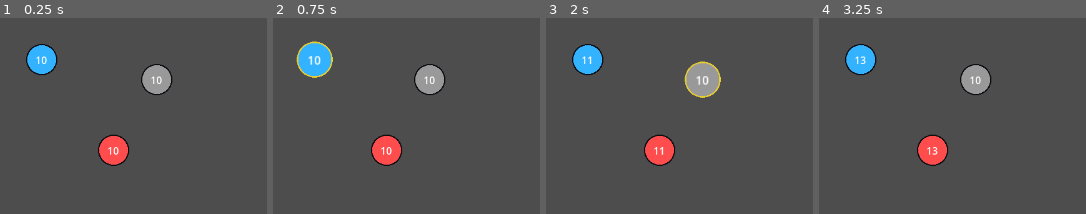
Above: before the commit, frames 1-4 (left to right).
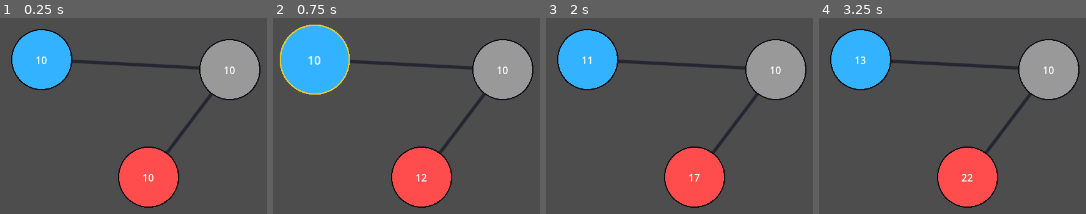
Above: after the commit, the same moments.

Repository: OliverKris/CSCI6562-Project
Game: Godot game, scene res://Map.tscn
The game is run twice, just before and just after one commit, with the same random seed, the same clock (stepped at 60 frames per second) and the same inputs.
Inputs (mouse positions are in pixels of both pictures, inside the frame that each line leads up to):
- Up to frame 1 (0.25 s): no input
- Up to frame 2 (0.75 s): tap Enter at 0.5 s; move the mouse to (315, 59) at 0.52 s; click (315, 59) at 0.67 s
- Up to frame 3 (2 s): tap Space at 1.25 s; move the mouse to (703, 78) at 1.27 s; click (703, 78) at 1.42 s
- Up to frame 4 (3.25 s): tap Enter at 2 s; move the mouse to (933, 149) at 2.02 s; click (933, 149) at 2.17 s; tap Space at 2.75 s; move the mouse to (outside the picture) at 2.77 s; click (outside the picture) at 2.92 s

The runs differ from the first frame. In frame 1, 20% of the frame differs, in the area x 4-98%, y 5-97%; in frame 2, 21%, in the area x 2-98%, y 3-97%; in frame 3, 20%; in frame 4, 20%.

Commit message:
Roads represented and drawn

Diff:
--- a/City.tscn
+++ b/City.tscn
@@ -4,13 +4,14 @@
 [ext_resource type="Script" uid="uid://biih1e2p5wxfs" path="res://CityVisual.gd" id="1_qodpt"]
 
 [sub_resource type="CircleShape2D" id="CircleShape2D_0d5ds"]
-radius = 24.0
+radius = 48.0
 
 [node name="City" type="Area2D" unique_id=285548890]
 script = ExtResource("1_0d5ds")
 
 [node name="Visual" type="Node2D" parent="." unique_id=465387450]
 script = ExtResource("1_qodpt")
+radius = 48.0
 
 [node name="CollisionShape2D" type="CollisionShape2D" parent="." unique_id=1202812408]
 shape = SubResource("CircleShape2D_0d5ds")
--- a/GraphMap.gd
+++ b/GraphMap.gd
@@ -2,13 +2,51 @@
 class_name GraphMap
 
 @onready var cities_node: Node = $Cities
+@onready var road_layer: RoadLayer = $RoadLayer
 
+@export var roads: Array[RoadData] = []
+
+# Graph state
+var cities_by_id: Dictionary = {}
+var adj: Dictionary = {}
+
+# Selection state
 var selected_city: City = null
 
 func _ready() -> void:
+	_register_cities()
+	_build_adjacency_from_roads()
+
+	road_layer.set_graph(self)
+	road_layer.queue_redraw()
+
+func _register_cities() -> void:
+	cities_by_id.clear()
+
 	for child in cities_node.get_children():
 		if child is City:
+			if child.data == null:
+				push_warning("City '%s' has no CityData assigned." % child.name)
+				continue
+
+			var id: int = child.data.id
+
+			if cities_by_id.has(id):
+				push_warning("Duplicate city id %s (city '%s)." % [str(id), child.name])
+				continue
+
+			cities_by_id[id] = child
 			child.clicked.connect(_on_city_clicked)
+
+func get_road_segments() -> Array:
+	var segments: Array = []
+	for r in roads:
+		if not cities_by_id.has(r.a_id) or not cities_by_id.has(r.b_id):
+			continue
+		var a_pos = cities_by_id[r.a_id].global_position
+		var b_pos = cities_by_id[r.b_id].global_position
+		segments.append([a_pos, b_pos])
+	return segments
 
 func _on_city_clicked(city: City):
 	if selected_city == city:
@@ -19,6 +57,7 @@
 func _set_selected_city(city: City):
 	if selected_city:
 		selected_city.set_selected(false)
+
 	selected_city = city
 
 	if selected_city:
@@ -30,3 +69,15 @@
 func _unhandled_input(event):
 	if event is InputEventMouseButton and event.button_index == MOUSE_BUTTON_LEFT and event.pressed:
 		_set_selected_city(null)
+
+func _build_adjacency_from_roads():
+	adj.clear()
+
+	for id in cities_by_id.keys():
+		adj[id] = []
+
+	for r in roads:
+		if not cities_by_id.has(r.a_id) or not cities_by_id.has(r.b_id):
+			continue
+		adj[r.a_id].append(r.b_id)
+		adj[r.b_id].append(r.a_id)
--- a/Map.tscn
+++ b/Map.tscn
@@ -3,6 +3,19 @@
 [ext_resource type="Script" uid="uid://css60lr50660b" path="res://GraphMap.gd" id="1_3h1ab"]
 [ext_resource type="PackedScene" uid="uid://wai3my3i1gto" path="res://City.tscn" id="1_gfjgm"]
 [ext_resource type="Script" uid="uid://c71t6pm6wjg7x" path="res://CityData.gd" id="2_3vi7k"]
+[ext_resource type="Script" uid="uid://da6fe1385wucd" path="res://RoadData.gd" id="2_v6avs"]
+[ext_resource type="Script" uid="uid://bvy5y3lmeggu8" path="res://RoadLayer.gd" id="4_7if1s"]
+
+[sub_resource type="Resource" id="Resource_8qak7"]
+script = ExtResource("2_v6avs")
+b_id = 1
+metadata/_custom_type_script = "uid://da6fe1385wucd"
+
+[sub_resource type="Resource" id="Resource_0f2yp"]
+script = ExtResource("2_v6avs")
+a_id = 1
+b_id = 2
+metadata/_custom_type_script = "uid://da6fe1385wucd"
 
 [sub_resource type="Resource" id="Resource_3h1ab"]
 script = ExtResource("2_3vi7k")
@@ -13,18 +26,25 @@
 
 [sub_resource type="Resource" id="Resource_3vi7k"]
 script = ExtResource("2_3vi7k")
+id = 1
 name = "Kyoto"
 metadata/_custom_type_script = "uid://c71t6pm6wjg7x"
 
 [sub_resource type="Resource" id="Resource_7if1s"]
 script = ExtResource("2_3vi7k")
+id = 2
 name = "Nara"
 owner = 2
+production_per_sec = 4.0
 max_army = 100
 metadata/_custom_type_script = "uid://c71t6pm6wjg7x"
 
 [node name="GraphMap" type="Node2D" unique_id=793053204]
 script = ExtResource("1_3h1ab")
+roads = Array[ExtResource("2_v6avs")]([SubResource("Resource_8qak7"), SubResource("Resource_0f2yp")])
+
+[node name="RoadLayer" type="Node2D" parent="." unique_id=228389654]
+script = ExtResource("4_7if1s")
 
 [node name="Cities" type="Node2D" parent="." unique_id=2002832469]
 
@@ -33,9 +53,9 @@
 data = SubResource("Resource_3h1ab")
 
 [node name="Neutral" parent="Cities" unique_id=1129574257 instance=ExtResource("1_gfjgm")]
-position = Vector2(294, 137)
+position = Vector2(411, 121)
 data = SubResource("Resource_3vi7k")
 
 [node name="Enemy" parent="Cities" unique_id=1103232393 instance=ExtResource("1_gfjgm")]
-position = Vector2(225, 250)
+position = Vector2(281, 293)
 data = SubResource("Resource_7if1s")
--- a/RoadData.gd
+++ b/RoadData.gd
@@ -4,12 +4,3 @@
 @export var a_id: int
 @export var b_id: int
 @export var length: float = 1.0
-
-# Called when the node enters the scene tree for the first time.
-func _ready() -> void:
-	pass # Replace with function body.
-
-
-# Called every frame. 'delta' is the elapsed time since the previous frame.
-func _process(delta: float) -> void:
-	pass
--- /dev/null
+++ b/RoadLayer.gd
@@ -0,0 +1,21 @@
+extends Node2D
+class_name RoadLayer
+
+@export var width: float = 4.0
+@export var color: Color = Color(0.15, 0.15, 0.2, 1.0)
+
+var _graph: GraphMap = null
+
+func set_graph(graph: GraphMap) -> void:
+	_graph = graph
+	queue_redraw()
+
+func _draw() -> void:
+	if _graph == null:
+		return
+
+	var segments: Array = _graph.get_road_segments()
+	for seg in segments:
+		var a: Vector2 = seg[0]
+		var b: Vector2 = seg[1]
+		draw_line(a, b, color, width, true)
